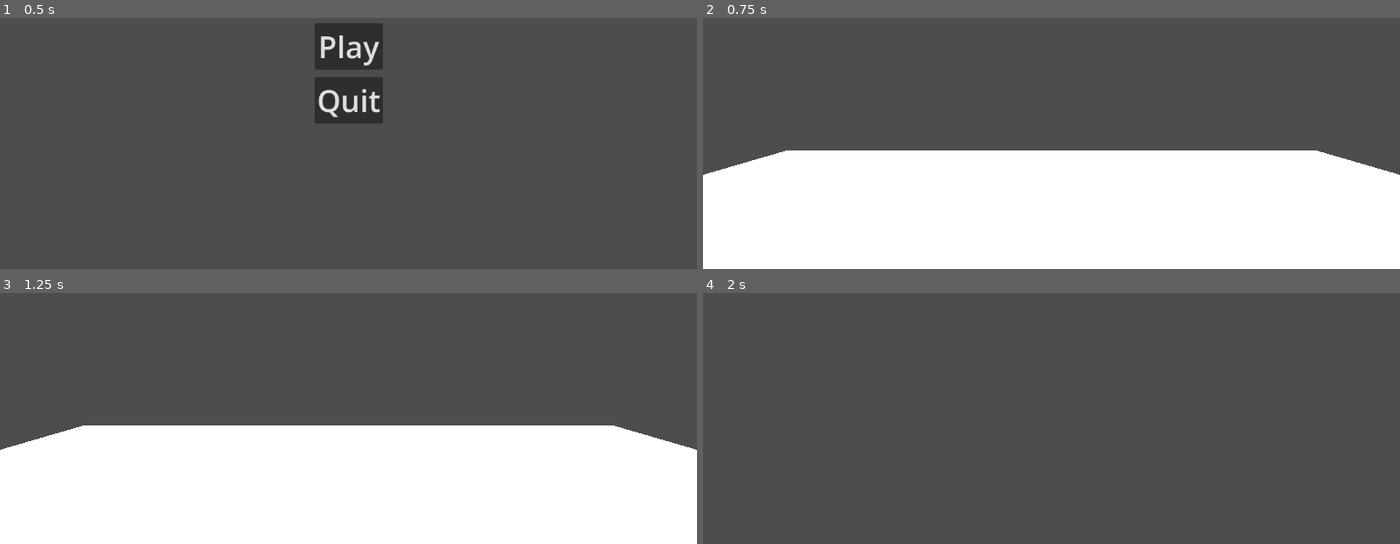
Above: before the commit, frames 1-4 (two rows, left to right).
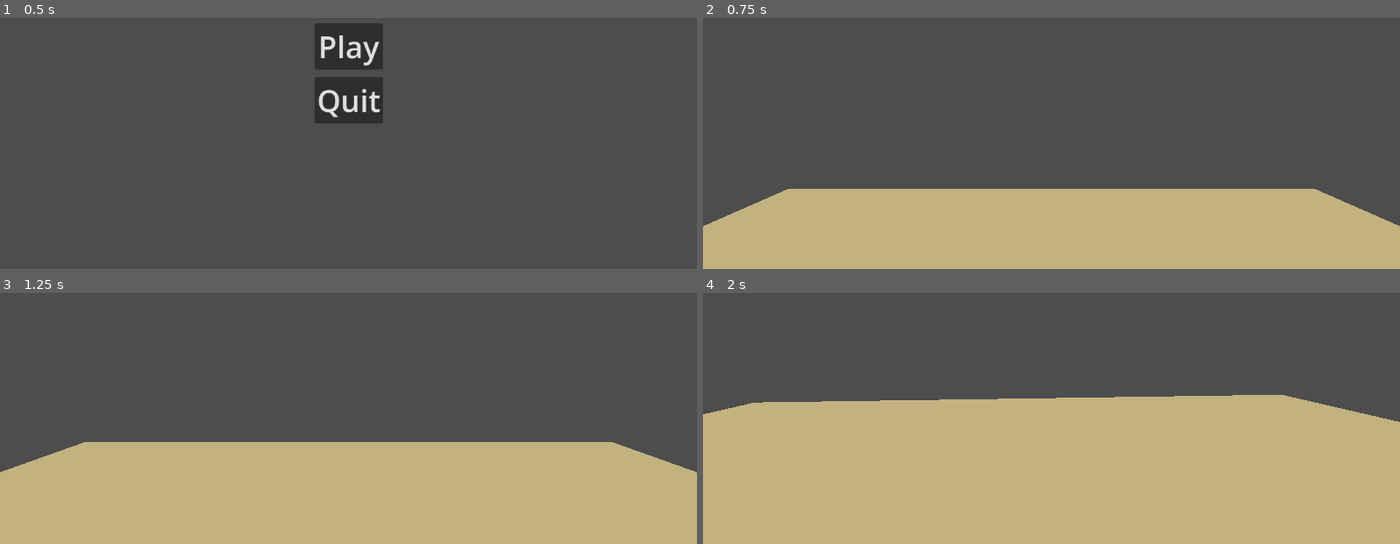
Above: after the commit, the same moments.

Repository: GazizVR/special-shot
Game: Godot game, scene res://scenes/menu.tscn
Two runs of this game, one before a commit and one after it. Both use one fixed random seed, a clock stepped at 60 frames per second and the inputs below.
Inputs (mouse positions are in pixels of both pictures, inside the frame that each line leads up to):
- Up to frame 1 (0.5 s): no input
- Up to frame 2 (0.75 s): click "Play" at 0.5 s
- Up to frame 3 (1.25 s): no input
- Up to frame 4 (2 s): move the mouse to (1086, 345) at 1.27 s; hold W (walk_forward) from 1.28 s (still down)

Frame 1 is identical in both runs. In frame 2, 46% of the frame differs, in the area x 0-100%, y 52-100%; in frame 3, 46%; in frame 4, 57%, in the area x 0-100%, y 40-100%.

Commit message:
player: гравитация

Diff:
--- a/scenes/game.tscn
+++ b/scenes/game.tscn
@@ -8,6 +8,8 @@
 [sub_resource type="BoxMesh" id="BoxMesh_uwrxv"]
 
 [sub_resource type="StandardMaterial3D" id="StandardMaterial3D_8cj0n"]
+shading_mode = 0
+albedo_color = Color(0.7607843, 0.69803923, 0.5019608, 1)
 
 [node name="game" type="Node3D" unique_id=731612117]
 
@@ -25,7 +27,7 @@
 transform = Transform3D(1, 0, 0, 0, -4.371139e-08, 1, 0, -1, -4.371139e-08, 0, 8.49139, 0)
 
 [node name="Player" parent="." unique_id=457187399 instance=ExtResource("1_uwrxv")]
-transform = Transform3D(1, 0, 0, 0, 1, 0, 0, 0, 1, 0, 1.1227226, 0)
+transform = Transform3D(1, 0, 0, 0, 1, 0, 0, 0, 1, 0, 2, 0)
 
 [node name="PauseLayer" type="CanvasLayer" parent="." unique_id=2086990315]
 process_mode = 3
--- a/scripts/player.gd
+++ b/scripts/player.gd
@@ -12,19 +12,26 @@
 		)
 
 @export var speed = 8
+@export var gravity = 50
 var target_velocity = Vector3.ZERO
 
 func _physics_process(delta: float) -> void:
 	var direction = Vector3.ZERO
-	if Input.is_action_pressed("walk_forward"):
-		direction += global_transform.basis.z
-	if Input.is_action_pressed("walk_back"):
-		direction -= global_transform.basis.z
-	if Input.is_action_pressed("walk_right"):
-		direction -= global_transform.basis.x
-	if Input.is_action_pressed("walk_left"):
-		direction += global_transform.basis.x
-	target_velocity.x = direction.x * speed
-	target_velocity.z = direction.z * speed
+	if not is_on_floor():
+		direction.y -= gravity * delta
+		target_velocity.y = direction.y
+	else:
+		if Input.is_action_pressed("walk_forward"):
+			direction += global_transform.basis.z
+		if Input.is_action_pressed("walk_back"):
+			direction -= global_transform.basis.z
+		if Input.is_action_pressed("walk_right"):
+			direction -= global_transform.basis.x
+		if Input.is_action_pressed("walk_left"):
+			direction += global_transform.basis.x
+		if direction != Vector3.ZERO:
+			direction = direction.normalized()
+		target_velocity.x = direction.x * speed
+		target_velocity.z = direction.z * speed
 	velocity = target_velocity
 	move_and_slide()
Not shown, added: .nomedia
